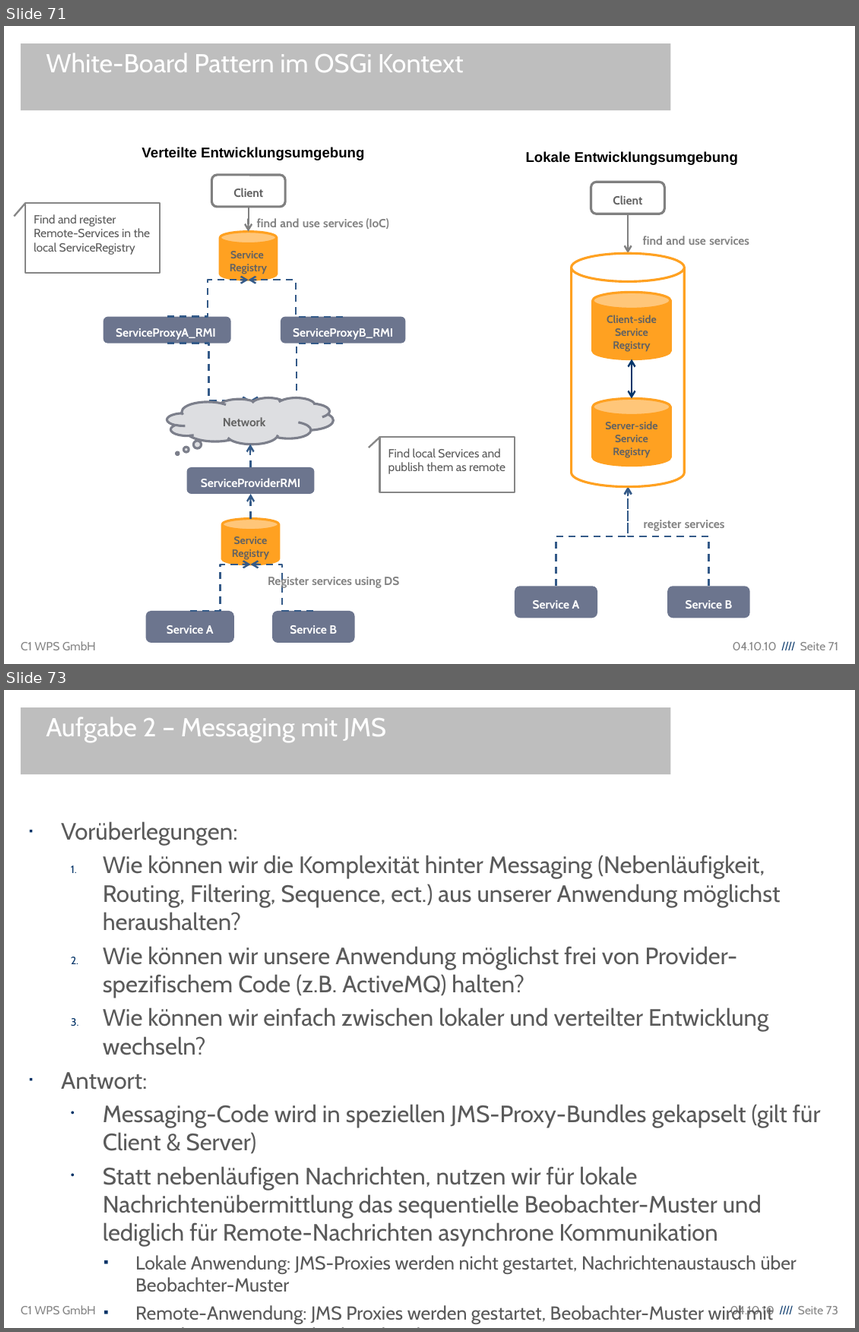
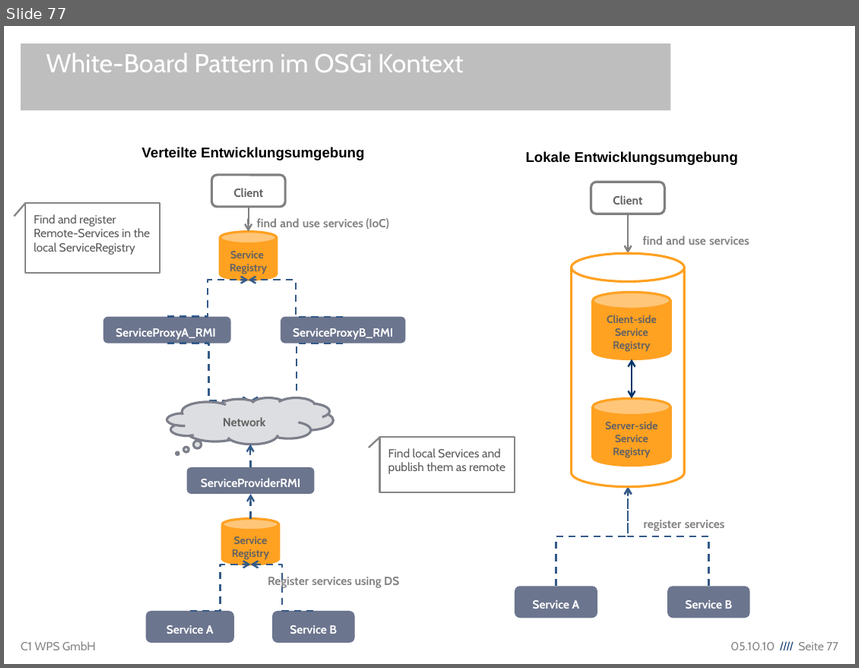
Before and after one commit to lemmy/org.eclipse.ecf.winterschool, a slide deck: org.eclipse.ecf.winterschool/EclipseCommunicationFramework.odp. Shown one above the other, each under a label of ours: slides 71 and 73 before the commit, slide 77 after it; the slides between them are not shown. The pictures are 859x1332 and 859x668 pixels, drawn with LibreOffice and Linux fonts; fonts in the diff are those of the drawing; background and template pictures are left out. Boxes give left, top, right and bottom in pixels: in the first picture for what was removed or moved away, otherwise in the second. Text is boxed around its words. In the diff, an @@ line names an element or a change of style, - is before the commit and + after.

```diff
--- a/org.eclipse.ecf.winterschool/EclipseCommunicationFramework.odp
+++ b/org.eclipse.ecf.winterschool/EclipseCommunicationFramework.odp
@@ slide 73 removed at [4,690,855,1328], background #FFFFFF; not listed: 2 template elements that a slide beside it also shows @@
@@ title removed at [21,708,671,775] @@
-Aufgabe 2 – Messaging mit JMS
@@ text removed at [61,821,821,1324] @@
-▪ Vorüberlegungen:
-  1. Wie können wir die Komplexität hinter Messaging (Nebenläufigkeit, Routing, Filtering, Sequence, ect.) aus unserer Anwendung möglichst heraushalten?
-  2. Wie können wir unsere Anwendung möglichst frei von Provider-spezifischem Code (z.B. ActiveMQ) halten?
-  3. Wie können wir einfach zwischen lokaler und verteilter Entwicklung wechseln?
-▪ Antwort:
-  • Messaging-Code wird in speziellen JMS-Proxy-Bundles gekapselt (gilt für Client & Server)
-  • Statt nebenläufigen Nachrichten, nutzen wir für lokale Nachrichtenübermittlung das sequentielle Beobachter-Muster und lediglich für Remote-Nachrichten asynchrone Kommunikation
-    ▪ Lokale Anwendung: JMS-Proxies werden nicht gestartet, Nachrichtenaustausch über Beobachter-Muster
-    ▪ Remote-Anwendung: JMS Proxies werden gestartet, Beobachter-Muster wird mit asynchronen JMS-Nachrichten kombiniert
@@ what was slide 71 is now slide 77 @@
@@ text at [731,642,839,651]: text changed @@
-04.10.10 //// Seite 71
+05.10.10 //// Seite 77
```
Also in this commit, not shown: 23 slides changed, 8 slides added, 2 other slides removed.
